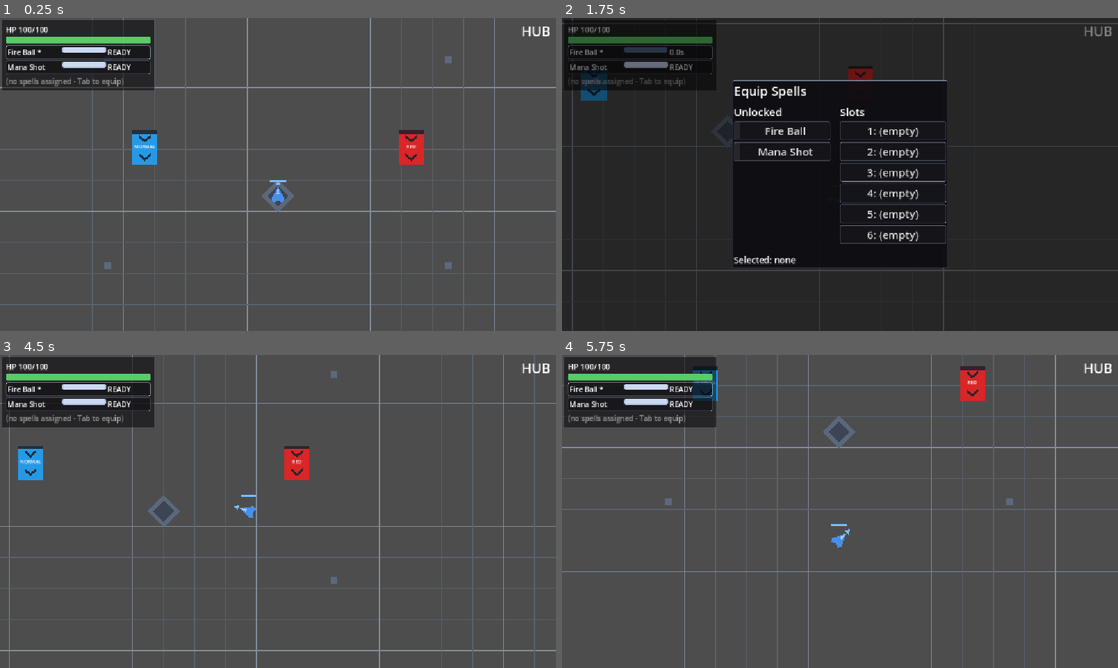
Above: before the commit, frames 1-4 (two rows, left to right).
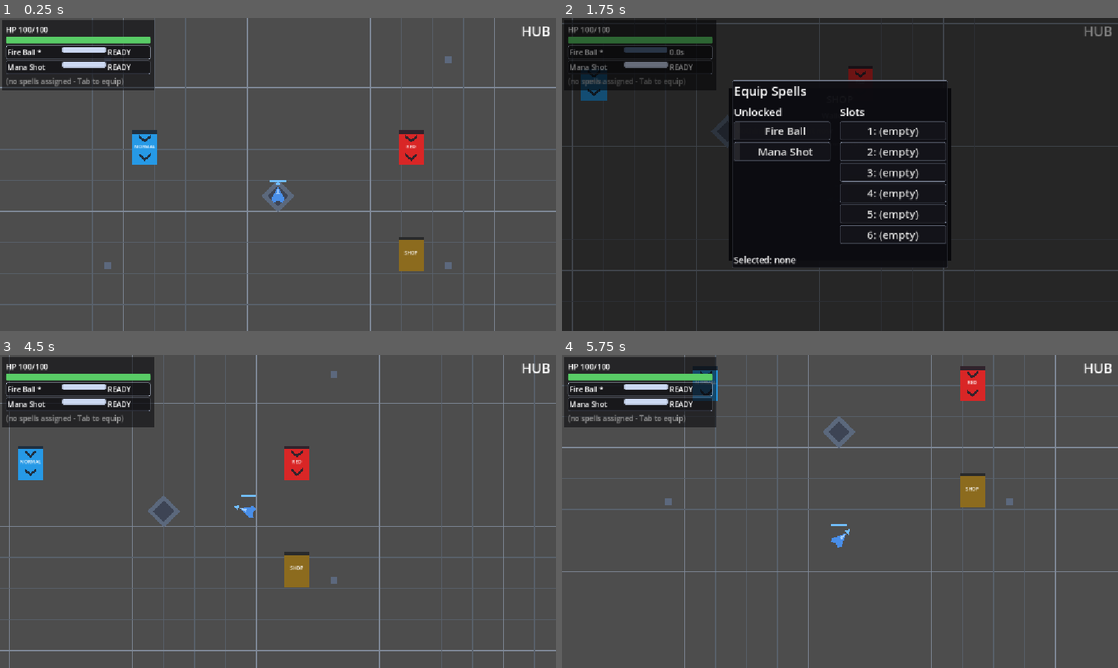
Above: after the commit, the same moments.

Repository: BestestGameStudio/gangU
Game: Godot game, scene res://scenes/main.tscn
The game is run twice, just before and just after one commit, with the same random seed, the same clock (stepped at 60 frames per second) and the same inputs.
Inputs (mouse positions are in pixels of both pictures, inside the frame that each line leads up to):
- Up to frame 1 (0.25 s): no input
- Up to frame 2 (1.75 s): tap Enter at 0.5 s; move the mouse to (962, 158) at 0.52 s; hold D (move_right) 0.53-1.28 s; hold Space (cast) 0.53-1.28 s; move the mouse to (728, 190) at 1.27 s; hold S (move_down) from 1.28 s (still down); tap Tab (equip_panel) at 1.35 s
- Up to frame 3 (4.5 s): move the mouse to (333, 442) at 2.02 s; release S (move_down) at 2.03 s; hold D (move_right) 2.03-2.78 s; tap 1 at 2.1 s; move the mouse to (250, 574) at 2.77 s; hold W (move_up) 2.78-3.53 s; tap Enter at 2.85 s; move the mouse to (444, 558) at 3.52 s; hold Space (cast) 3.53-4.28 s; hold A (move_left) from 3.53 s (still down); move the mouse to (111, 464) at 4.27 s; tap Tab (equip_panel) at 4.35 s
- Up to frame 4 (5.75 s): move the mouse to (867, 511) at 5.02 s; release A (move_left) at 5.03 s; hold S (move_down) from 5.03 s (still down); tap 1 at 5.1 s

The runs differ from the first frame. In frame 1, 0.5% of the frame differs, in the area x 71-77%, y 70-81%; in frame 2, 0.7%, in the area x 30-70%, y 22-78%; in frame 3, 0.5%; in frame 4, 0.5%.

Commit message:
Add ShopVendor node to hub scene

Diff:
--- a/scenes/hub.tscn
+++ b/scenes/hub.tscn
@@ -1,8 +1,9 @@
-[gd_scene load_steps=4 format=3 uid="uid://bgangu7hub"]
+[gd_scene load_steps=5 format=3 uid="uid://bgangu7hub"]
 
 [ext_resource type="PackedScene" uid="uid://bgangu7gate" path="res://scenes/gate.tscn" id="2"]
 [ext_resource type="PackedScene" uid="uid://bgangu7dna" path="res://scenes/dungeon_a.tscn" id="3"]
 [ext_resource type="PackedScene" uid="uid://bgangu7dnb" path="res://scenes/dungeon_b.tscn" id="4"]
+[ext_resource type="PackedScene" uid="uid://bgangu7shopv" path="res://scenes/shop_vendor.tscn" id="5"]
 
 [node name="Hub" type="Node2D"]
 
@@ -74,3 +75,6 @@
 position = Vector2(852, 380)
 gate_type = 1
 target_dungeon = ExtResource("4")
+
+[node name="ShopVendor" parent="." instance=ExtResource("5")]
+position = Vector2(852, 600)
